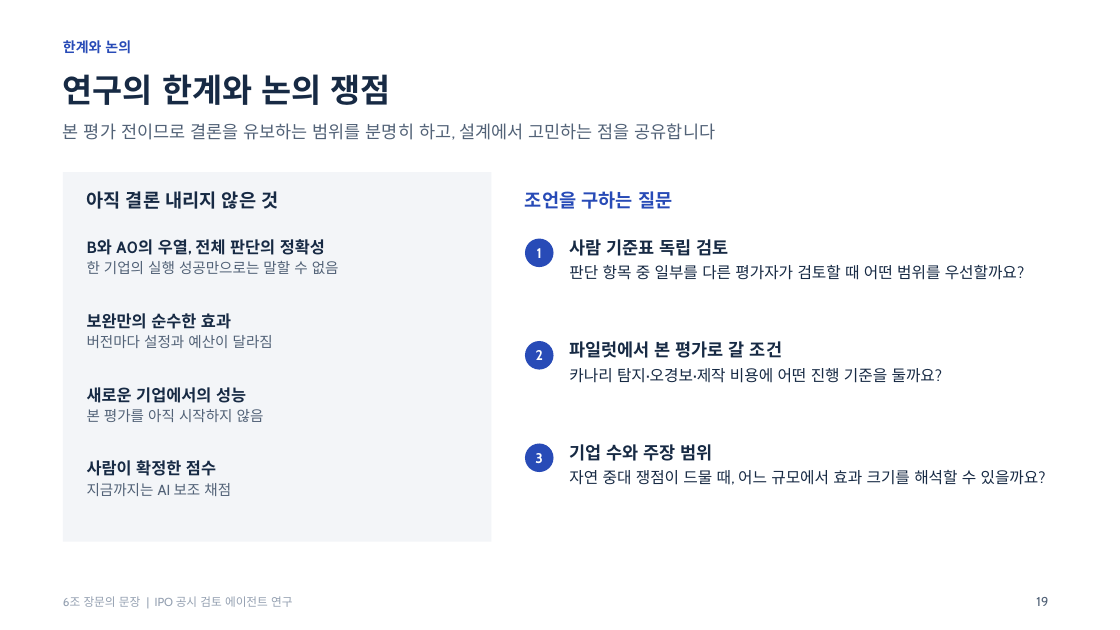
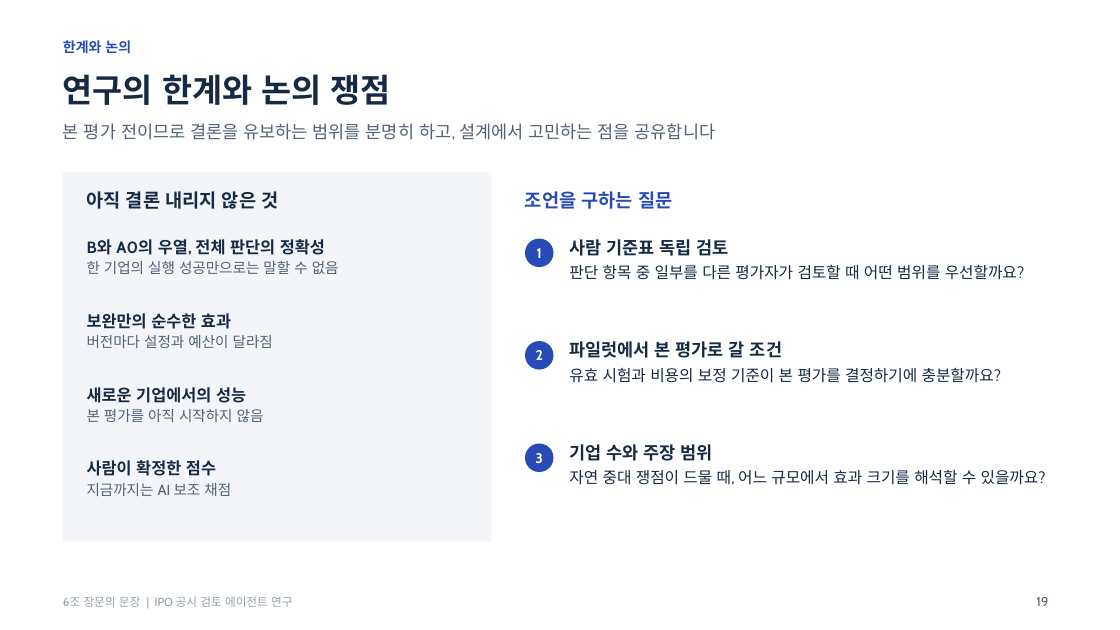
Before and after one commit to Sooobeo/JangmoonueMoonjang, a slide deck: slide 19 of whole plan/IPO_연구_중간발표_수정본.pptx. Drawn at 1120x630 pixels with LibreOffice and Linux fonts; fonts in the diff are those of the drawing. Boxes give left, top, right and bottom in pixels: in the first picture for what was removed or moved away, otherwise in the second. Text is boxed around its words. In the diff, an @@ line names an element or a change of style, - is before the commit and + after.

```diff
--- a/whole plan/IPO_연구_중간발표_수정본.pptx
+++ b/whole plan/IPO_연구_중간발표_수정본.pptx
@@ text at (569, 368, 1001, 383): text changed @@
-카나리 탐지·오경보·제작 비용에 어떤 진행 기준을 둘까요?
+유효 시험과 비용의 보정 기준이 본 평가를 결정하기에 충분할까요?
```
Also in this commit, not shown: 6 other slides changed, 13 other files.
